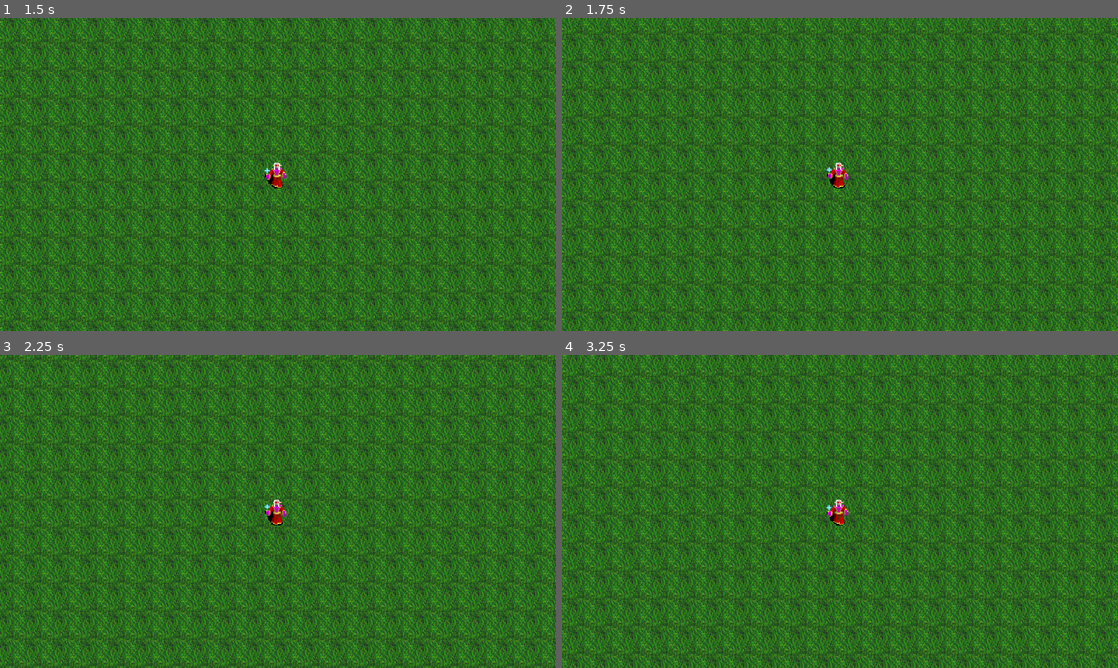
Above: before the commit, frames 1-4 (two rows, left to right).
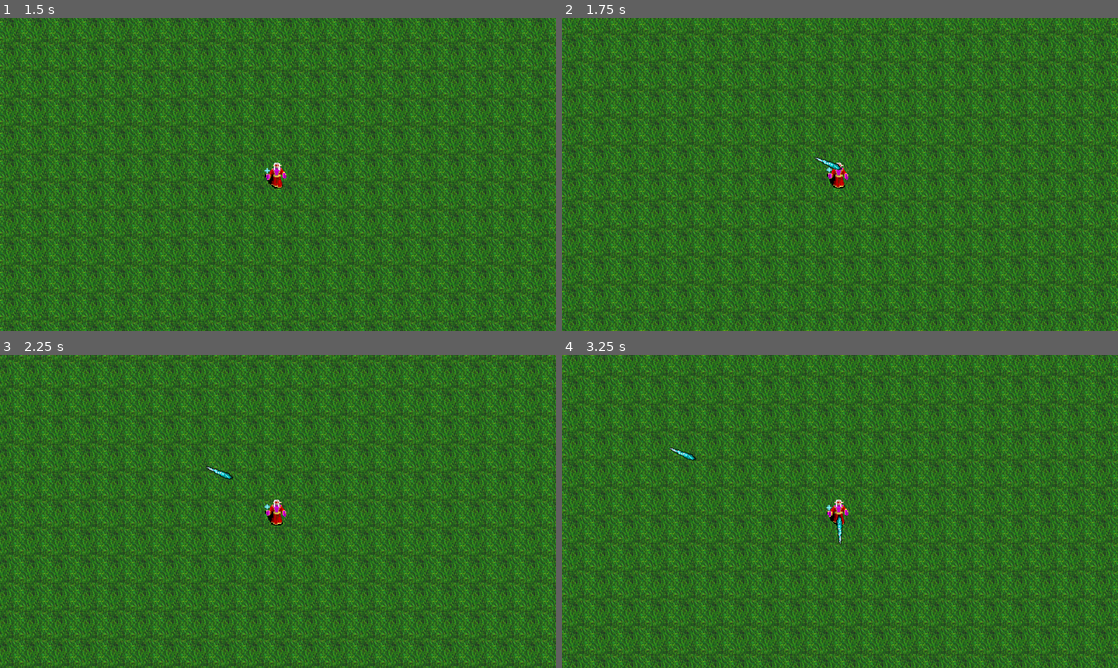
Above: after the commit, the same moments.

Repository: kittymoonsz/Vampires-Survivor
Game: Godot game, scene res://World/world.tscn
Same seed, same stepped clock (60 frames per second), same inputs: the game is played once before the commit and once after it.
Inputs:
- Up to frame 1 (1.5 s): tap Enter at 0.5 s; hold D (right) 0.53-1.28 s; hold S (down) from 1.28 s (still down)
- Up to frame 2 (1.75 s): keep holding S (down)
- Up to frame 3 (2.25 s): release S (down) at 2.03 s; hold D (right) from 2.03 s (still down)
- Up to frame 4 (3.25 s): release D (right) at 2.78 s; hold W (up) from 2.78 s (still down)

Frame 1 is identical in both runs. In frame 2, less than 0.1% of the frame differs, in the area x 45-51%, y 44-49%; in frame 3, less than 0.1%; in frame 4, 0.2%, in the area x 19-51%, y 29-61%.
Error after the commit: Invalid call. Nonexistent function 'set_Trans' in base 'PropertyTweener'. (res://Player/Weapons/ice_spear.gd:27)

Commit message:
makes ice spear hit enemies

Diff:
--- a/Enemy/enemy_kobold_weak.tscn
+++ b/Enemy/enemy_kobold_weak.tscn
@@ -54,6 +54,8 @@
 size = Vector2(17, 24.5)
 
 [node name="enemy_kobold_weak" type="CharacterBody2D"]
+collision_layer = 5
+collision_mask = 5
 motion_mode = 1
 script = ExtResource("1_w1rql")
 
--- a/Player/Weapons/ice_spear.gd
+++ b/Player/Weapons/ice_spear.gd
@@ -23,8 +23,11 @@
 			knock_amount = 100
 			attack_size = 1.0
 
+	var tween = create_tween()
+	tween.tween_property(self,"scale",Vector2(1,1)*attack_size,1).set_Trans(Tween.TRANS_QUINT).set_ease(Tween.EASE_OUT)
+
 func _physics_process(delta: float) -> void:
-	position = angle*speed*delta
+	position += angle*speed*delta
 
 func enemy_hit(charge = 1):
 	hp -= charge
--- a/Player/Weapons/ice_spear.tscn
+++ b/Player/Weapons/ice_spear.tscn
@@ -1,18 +1,21 @@
-[gd_scene load_steps=4 format=3 uid="uid://byjkmxfpjlq6a"]
+[gd_scene load_steps=5 format=3 uid="uid://byjkmxfpjlq6a"]
 
 [ext_resource type="Script" path="res://Player/Weapons/ice_spear.gd" id="1_7bkvv"]
 [ext_resource type="Texture2D" uid="uid://c42gen7asonci" path="res://Textures/Items/Weapons/ice_spear.png" id="1_hdwyc"]
+[ext_resource type="AudioStream" uid="uid://bh2fhl7u2oyyr" path="res://Audio/SoundEffect/ice.wav" id="3_uktnq"]
 
 [sub_resource type="RectangleShape2D" id="RectangleShape2D_7xp5r"]
 size = Vector2(36.7696, 7.77818)
 
-[node name="IceSpear" type="Area2D"]
+[node name="IceSpear" type="Area2D" groups=["attack"]]
+top_level = true
+collision_layer = 4
+collision_mask = 0
 script = ExtResource("1_7bkvv")
 
 [node name="CollisionShape2D" type="CollisionShape2D" parent="."]
 position = Vector2(0.75, -0.75)
 rotation = 0.785398
-scale = Vector2(1, 1)
 shape = SubResource("RectangleShape2D_7xp5r")
 
 [node name="Sprite2D" type="Sprite2D" parent="."]
@@ -20,7 +23,13 @@
 
 [node name="Timer" type="Timer" parent="."]
 wait_time = 10.0
+one_shot = true
+autostart = true
 
 [node name="AudioStreamPlayer" type="AudioStreamPlayer" parent="."]
+stream = ExtResource("3_uktnq")
+volume_db = -10.0
+pitch_scale = 5.0
+autoplay = true
 
 [connection signal="timeout" from="Timer" to="." method="_on_timer_timeout"]
--- a/Player/player.gd
+++ b/Player/player.gd
@@ -3,7 +3,26 @@
 @export var speed = 40.0
 @export var hp = 30
 @onready var sprite = get_node("Sprite2D")
-@onready var walkTimer = get_node("walkTimer")
+@onready var walkTimer = get_node("%walkTimer")
+
+#Attacks
+var iceSpear = preload("res://Player/Weapons/ice_spear.tscn")
+
+#AttackNodes
+@onready var iceSpearTimer = get_node("%IceSpearTimer")
+@onready var iceSpearAttackTimer = get_node("%IceSpearAttackTimer")
+
+#iceSpear
+var iceSpear_ammo = 0
+var iceSpear_baseAmmo = 1
+var iceSpear_attackSpeed = 1.5
+var iceSpear_level = 1
+
+#Enemy Related
+var enemy_close = []
+
+func _ready() -> void:
+	attack()
 
 func _physics_process(delta: float) -> void:
 	movement()
@@ -25,6 +44,44 @@
 			walkTimer.start()
 	move_and_slide()
 
+func attack():
+	if iceSpear_level > 0:
+		iceSpearTimer.wait_time = iceSpear_attackSpeed
+		if iceSpearTimer.is_stopped():
+			iceSpearTimer.start()
+
 func _on_hurtbox_hurt(damage: Variant) -> void:
 	hp -= damage
 	print(hp)
+
+func _on_ice_spear_timer_timeout() -> void:
+	iceSpear_ammo += iceSpear_baseAmmo
+	iceSpearAttackTimer.start()
+
+func _on_ice_spear_attack_timer_timeout() -> void:
+	if iceSpear_ammo > 0:
+		var iceSpear_attack = iceSpear.instantiate()
+		iceSpear_attack.position = position
+		iceSpear_attack.target = get_random_target()
+		iceSpear_attack.level = iceSpear_level
+		add_child(iceSpear_attack)
+		iceSpear_ammo -= 1
+		if iceSpear_ammo > 0:
+			iceSpearAttackTimer.start()
+		else:
+			iceSpearAttackTimer.stop()
+
+func get_random_target():
+	if enemy_close.size() > 0:
+		return enemy_close.pick_random().global_position
+	else:
+		return Vector2.UP
+
+func _on_enemy_detection_area_body_entered(body: Node2D) -> void:
+	if not enemy_close.has(body):
+		enemy_close.append(body)
+
+
+func _on_enemy_detection_area_body_exited(body: Node2D) -> void:
+	if enemy_close.has(body):
+		enemy_close.erase(body)
--- a/Player/player.tscn
+++ b/Player/player.tscn
@@ -9,6 +9,9 @@
 height = 18.0
 
 [sub_resource type="RectangleShape2D" id="RectangleShape2D_84qsn"]
+
+[sub_resource type="CircleShape2D" id="CircleShape2D_xkn8p"]
+radius = 368.196
 
 [node name="Player" type="CharacterBody2D" groups=["player"]]
 motion_mode = 1
@@ -26,6 +29,7 @@
 shape = SubResource("CapsuleShape2D_elnei")
 
 [node name="walkTimer" type="Timer" parent="."]
+unique_name_in_owner = true
 wait_time = 0.2
 one_shot = true
 
@@ -37,6 +41,29 @@
 position = Vector2(1, 1)
 shape = SubResource("RectangleShape2D_84qsn")
 
+[node name="Attack" type="Node2D" parent="." groups=["attack"]]
+
+[node name="IceSpearTimer" type="Timer" parent="Attack"]
+unique_name_in_owner = true
+wait_time = 1.5
+autostart = true
+
+[node name="IceSpearAttackTimer" type="Timer" parent="Attack/IceSpearTimer"]
+unique_name_in_owner = true
+wait_time = 0.075
+
+[node name="EnemyDetectionArea" type="Area2D" parent="."]
+collision_layer = 4
+collision_mask = 4
+monitorable = false
+
+[node name="CollisionShape2D" type="CollisionShape2D" parent="EnemyDetectionArea"]
+shape = SubResource("CircleShape2D_xkn8p")
+
 [connection signal="hurt" from="hurtbox" to="." method="_on_hurtbox_hurt"]
+[connection signal="timeout" from="Attack/IceSpearTimer" to="." method="_on_ice_spear_timer_timeout"]
+[connection signal="timeout" from="Attack/IceSpearTimer/IceSpearAttackTimer" to="." method="_on_ice_spear_attack_timer_timeout"]
+[connection signal="body_entered" from="EnemyDetectionArea" to="." method="_on_enemy_detection_area_body_entered"]
+[connection signal="body_exited" from="EnemyDetectionArea" to="." method="_on_enemy_detection_area_body_exited"]
 
 [editable path="hurtbox"]
--- a/Utility/hurtbox.gd
+++ b/Utility/hurtbox.gd
@@ -21,6 +21,8 @@
 						area.tempdisable()
 			var damage = area.damage
 			emit_signal("hurt",damage)
+			if area.has_method("enemy_hit"):
+				area.enemy_hit(1)
 
 func _on_disable_timer_timeout() -> void:
 	collision.call_deferred("set","disabled",false)
Not shown: 1 places in Player/player.tscn that only renumber resources
